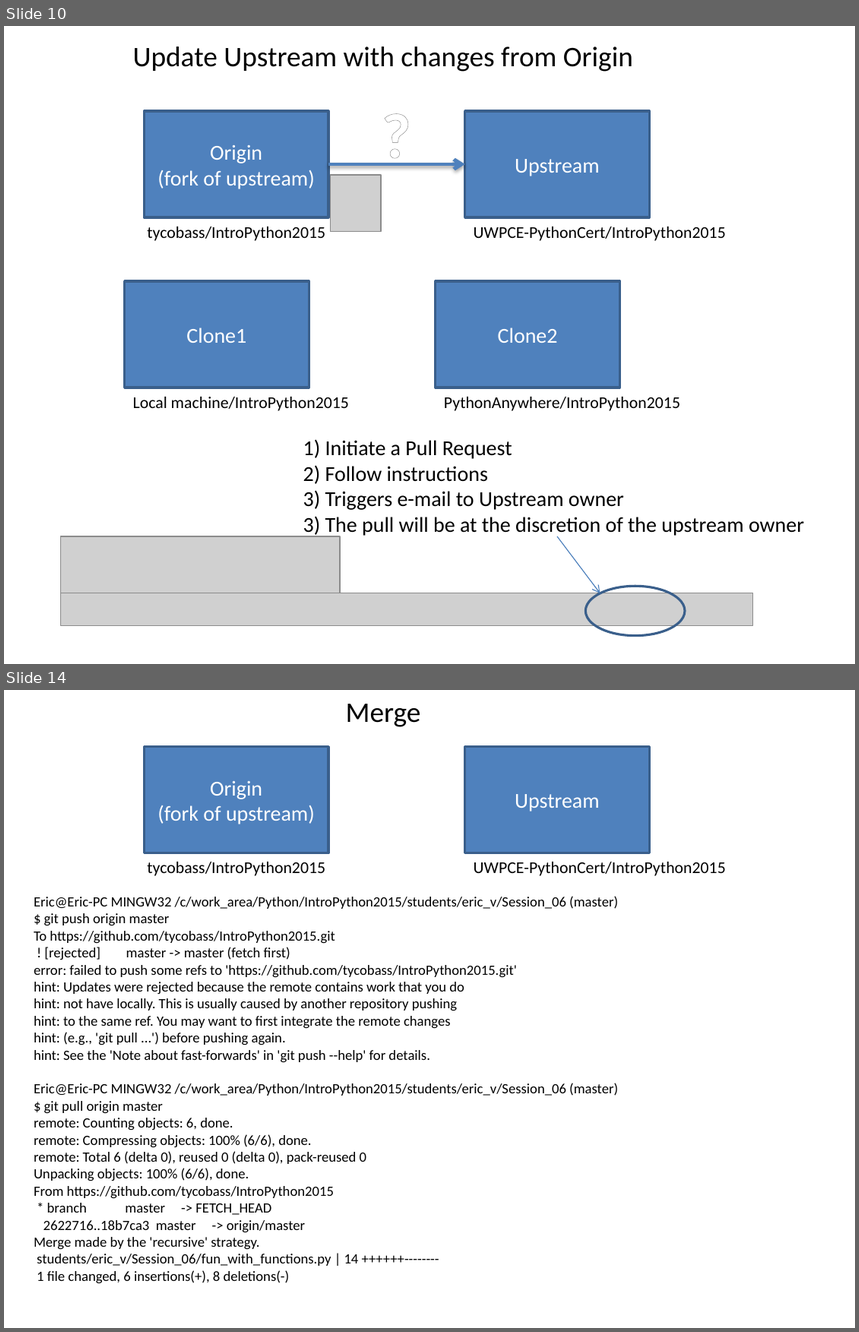
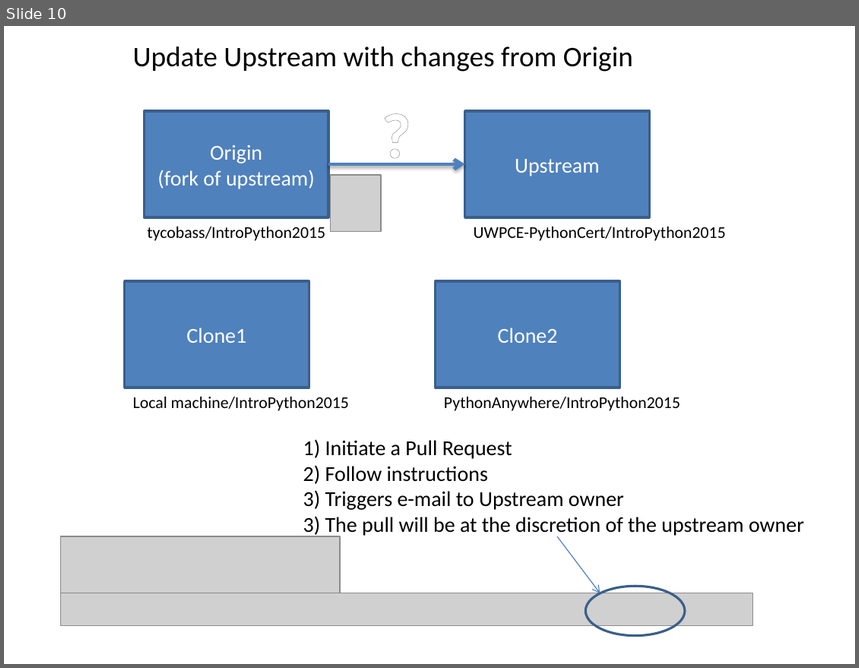
Before and after one commit to UWPCE-PythonCert/IntroToPython-2014, a slide deck: students/eric_v/debris/Using_git.pptx. Shown one above the other, each under a label of ours: slides 10 and 14 before the commit, slide 10 after it; the slides between them are not shown. The pictures are 859x1332 and 859x668 pixels, drawn with LibreOffice and Linux fonts; fonts in the diff are those of the drawing; grey boxes stand for pictures. Boxes give left, top, right and bottom in pixels: in the first picture for what was removed or moved away, otherwise in the second. Text is boxed around its words. In the diff, an @@ line names an element or a change of style, - is before the commit and + after.

```diff
--- a/students/eric_v/debris/Using_git.pptx
+++ b/students/eric_v/debris/Using_git.pptx
@@ slide 14 removed at (4,690,855,1328), background #FFFFFF @@
@@ text removed at (346,704,421,727) @@
-Merge
@@ rectangle removed at (145,747,329,853) @@
-Origin
-(fork of upstream)
@@ rectangle removed at (465,747,650,853) @@
-Upstream
@@ text removed at (147,862,325,876) @@
-tycobass/IntroPython2015
@@ text removed at (474,862,726,876) @@
-UWPCE-PythonCert/IntroPython2015
@@ text removed at (34,896,618,1284) @@
-Eric@Eric-PC MINGW32 /c/work_area/Python/IntroPython2015/students/eric_v/Session_06 (master)
-$ git push origin master
-To https://github.com/tycobass/IntroPython2015.git
-! [rejected] master -> master (fetch first)
-error: failed to push some refs to 'https://github.com/tycobass/IntroPython2015.git'
-hint: Updates were rejected because the remote contains work that you do
-hint: not have locally. This is usually caused by another repository pushing
-hint: to the same ref. You may want to first integrate the remote changes
-hint: (e.g., 'git pull ...') before pushing again.
-hint: See the 'Note about fast-forwards' in 'git push --help' for details.
-Eric@Eric-PC MINGW32 /c/work_area/Python/IntroPython2015/students/eric_v/Session_06 (master)
-$ git pull origin master
-remote: Counting objects: 6, done.
-remote: Compressing objects: 100% (6/6), done.
-remote: Total 6 (delta 0), reused 0 (delta 0), pack-reused 0
-Unpacking objects: 100% (6/6), done.
-From https://github.com/tycobass/IntroPython2015
-* branch master -> FETCH_HEAD
-2622716..18b7ca3 master -> origin/master
-Merge made by the 'recursive' strategy.
-students/eric_v/Session_06/fun_with_functions.py | 14 ++++++--------
-1 file changed, 6 insertions(+), 8 deletions(-)
```
Also in this commit, not shown: 3 slides changed.
